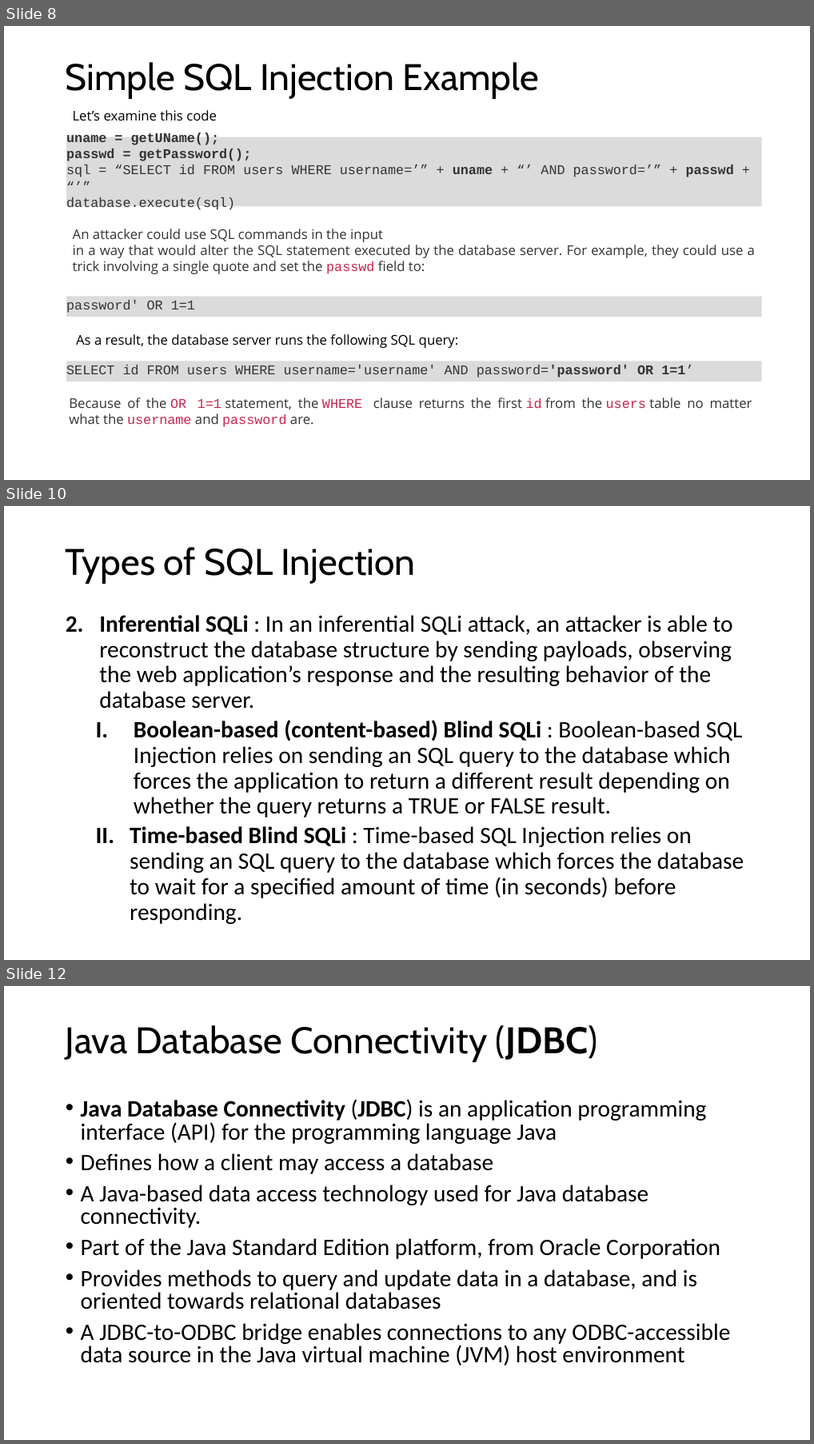
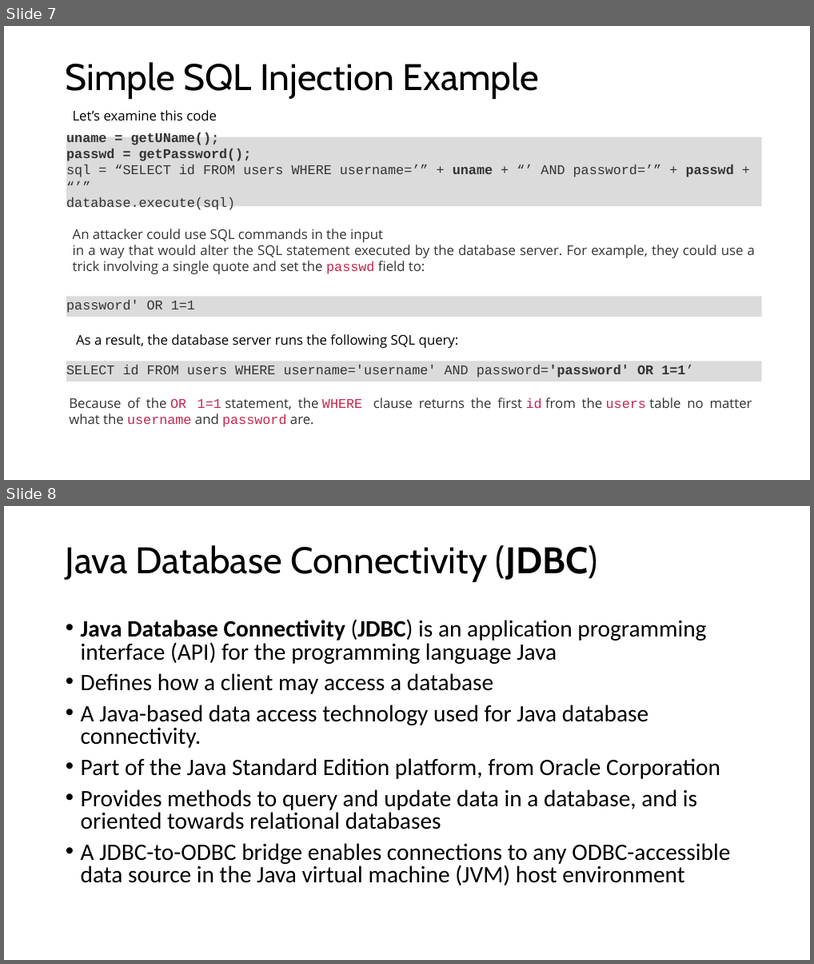
Before and after one commit to lsiddiqsunny/Undergraduate-Thesis, a slide deck: Presentation/1505065_1505069.pptx. Shown one above the other, each under a label of ours: slides 8, 10 and 12 before the commit, slides 7 and 8 after it; the slides between them are not shown. The pictures are 814x1444 and 814x964 pixels, drawn with LibreOffice and Linux fonts; fonts in the diff are those of the drawing. Boxes give left, top, right and bottom in pixels: in the first picture for what was removed or moved away, otherwise in the second. Text is boxed around its words. In the diff, an @@ line names an element or a change of style, - is before the commit and + after.

```diff
--- a/Presentation/1505065_1505069.pptx
+++ b/Presentation/1505065_1505069.pptx
@@ slide 10 removed at (4, 506, 810, 960), background #FFFFFF @@
@@ title removed at (66, 547, 416, 584) @@
-Types of SQL Injection
@@ text removed at (99, 615, 744, 924) @@
-2. Inferential SQLi : In an inferential SQLi attack, an attacker is able to reconstruct the database structure by sending payloads, observing the web application’s response and the resulting behavior of the database server.
-  I. Boolean-based (content-based) Blind SQLi : Boolean-based SQL Injection relies on sending an SQL query to the database which forces the application to return a different result depending on whether the query returns a TRUE or FALSE result.
-  II. Time-based Blind SQLi : Time-based SQL Injection relies on sending an SQL query to the database which forces the database to wait for a specified amount of time (in seconds) before responding.
@@ what was slide 8 is now slide 7 @@
@@ what was slide 12 is now slide 8 @@
```
Also in this commit, not shown: 4 slides changed, 1 slide added, 10 other slides removed, 16 other files.
